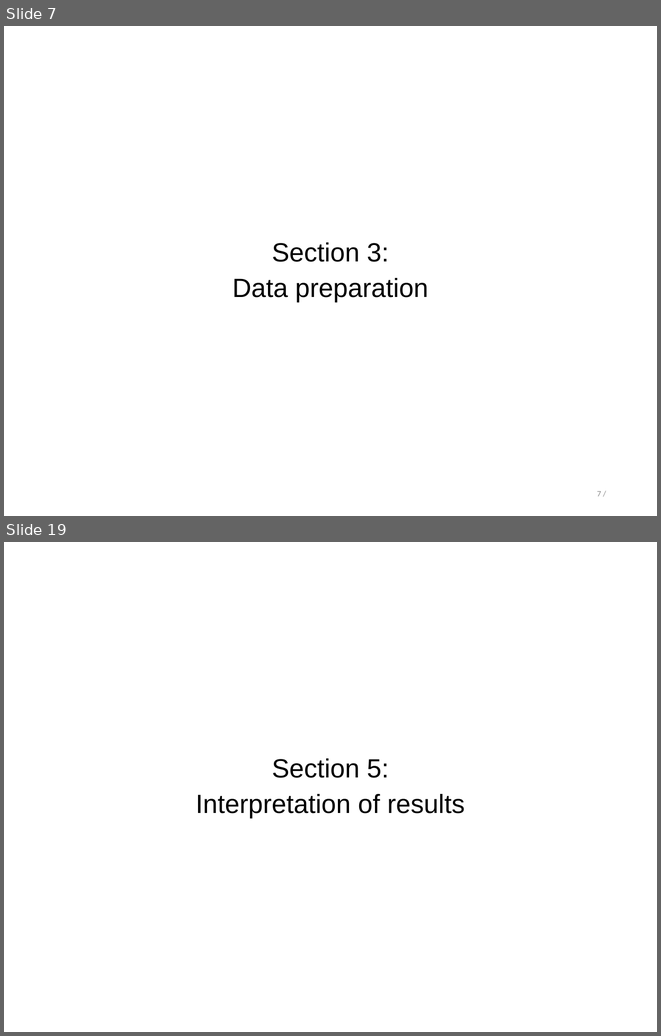
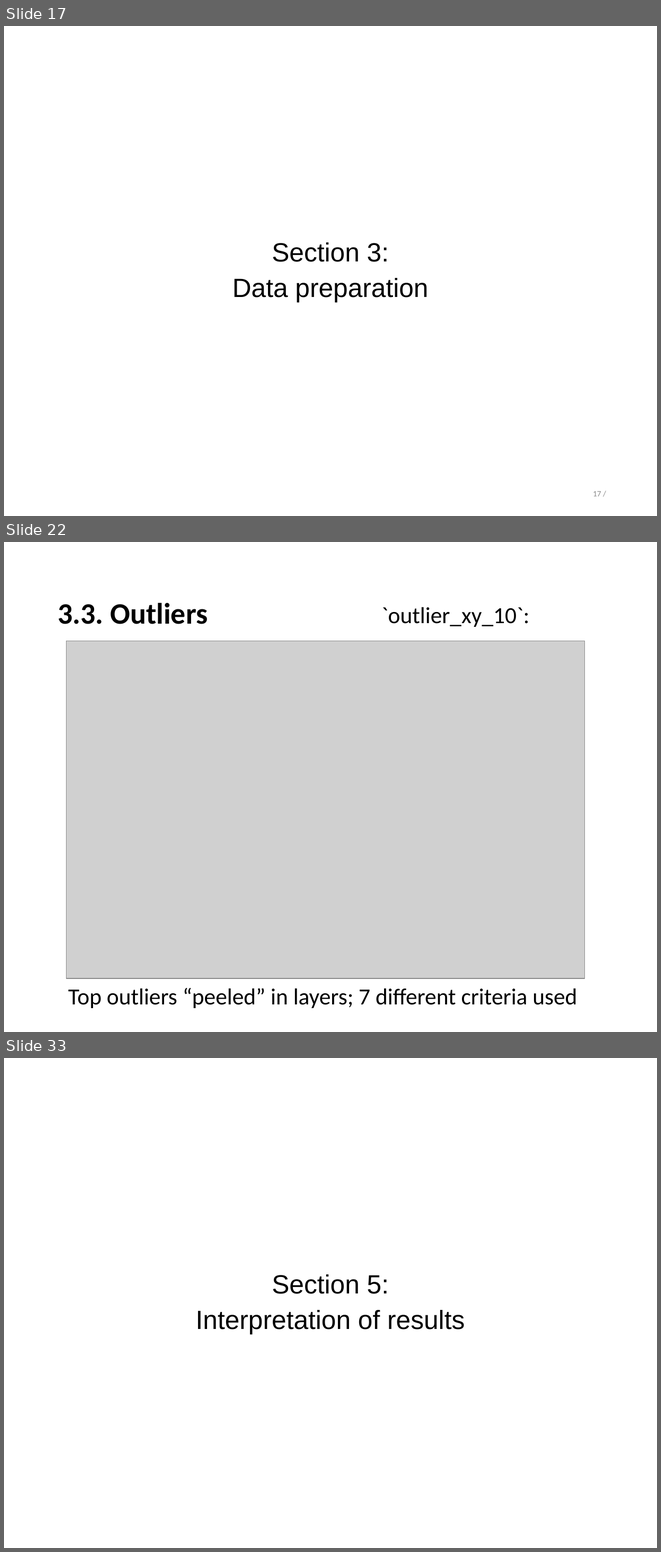
Before and after one commit to stepan-o/thesis, a slide deck: presentations/final_presentation.pptx. Shown one above the other, each under a label of ours: slides 7 and 19 before the commit, slides 17, 22 and 33 after it; the slides between them are not shown. The pictures are 661x1036 and 661x1552 pixels, drawn with LibreOffice and Linux fonts; fonts in the diff are those of the drawing; grey boxes stand for pictures. Boxes give left, top, right and bottom in pixels: in the first picture for what was removed or moved away, otherwise in the second. Text is boxed around its words. In the diff, an @@ line names an element or a change of style, - is before the commit and + after.

```diff
--- a/presentations/final_presentation.pptx
+++ b/presentations/final_presentation.pptx
@@ slide 22 added at box(4, 542, 657, 1032), background #FFFFFF @@
@@ text added at box(58, 602, 208, 624), 36 pt, text #000000, bold @@
+3.3. Outliers
@@ text added at box(381, 607, 529, 627), 28 pt, text #000000 @@
+`outlier_xy_10`:
@@ picture added at box(67, 641, 585, 978) @@
@@ text added at box(68, 988, 577, 1008), 28 pt, text #000000 @@
+Top outliers “peeled” in layers; 7 different criteria used
@@ what was slide 7 is now slide 17 @@
@@ page number at box(593, 491, 601, 496): text changed @@
-7 /
+17 /
@@ what was slide 19 is now slide 33 @@
```
Also in this commit, not shown: 12 slides changed, 16 other slides added, 4 slides removed.
